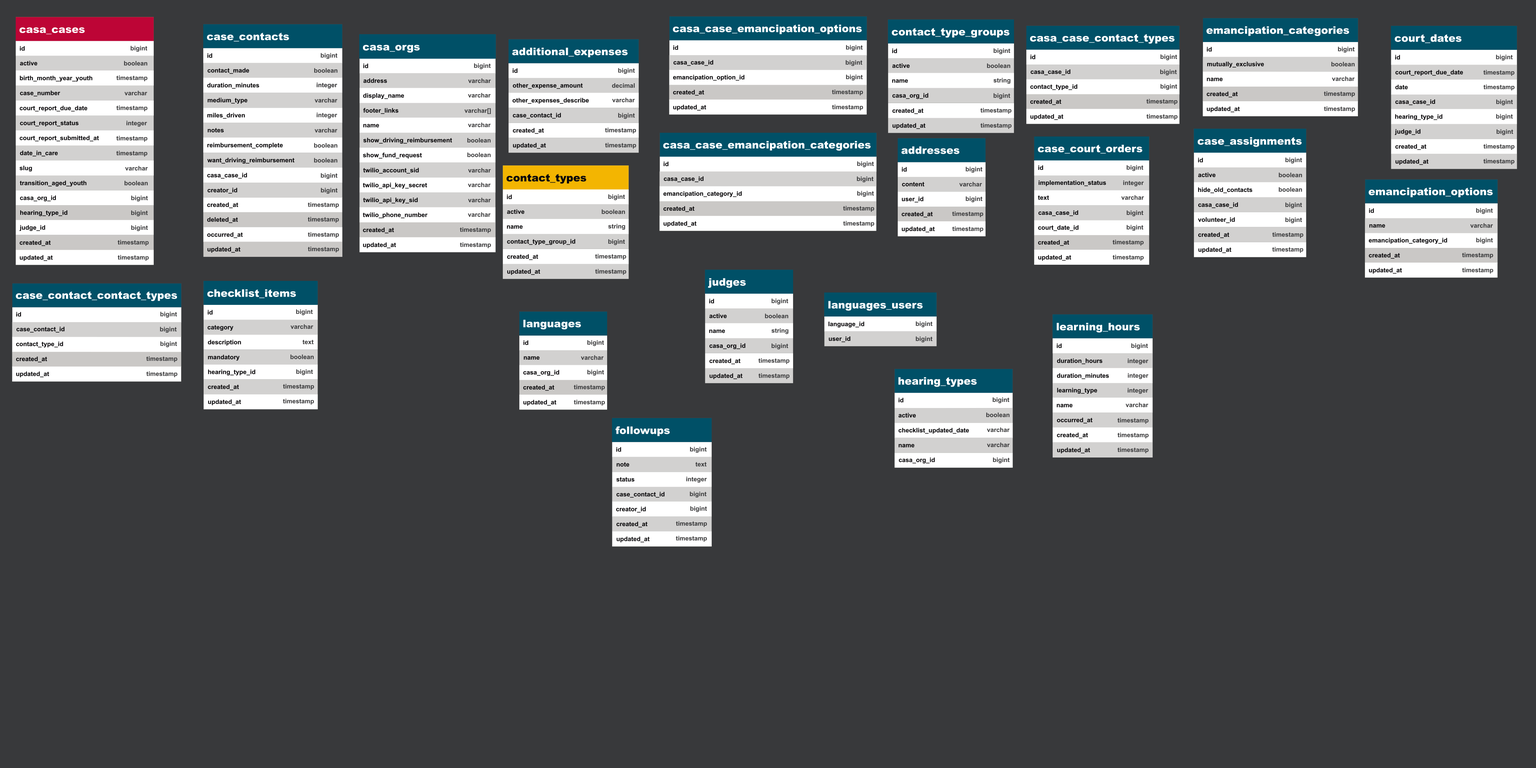
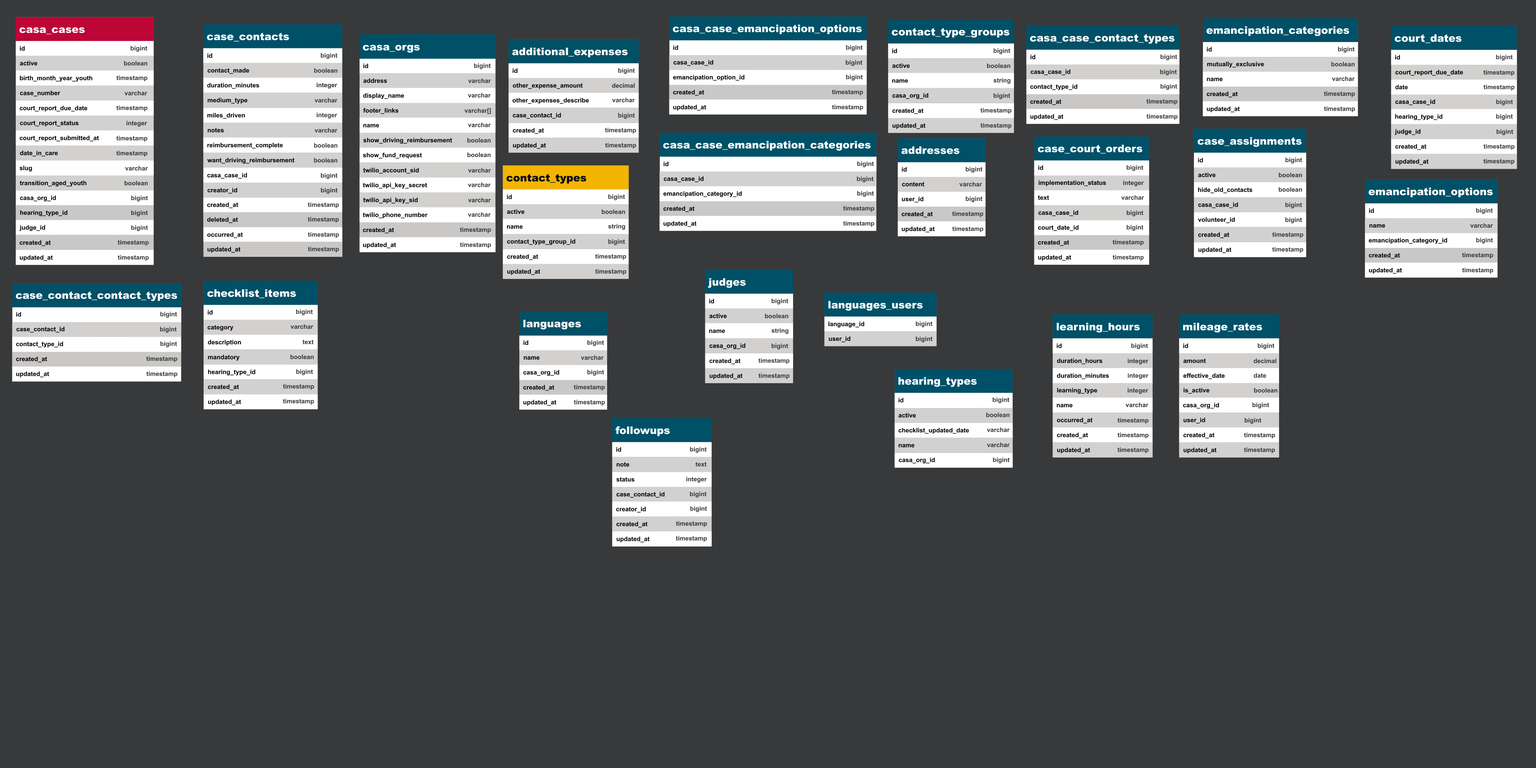
Revision of a layered w=1536, h=768 image; what changed, layer by layer:
pixels changed over [16, 17, 1485, 542] (layer not identified)
